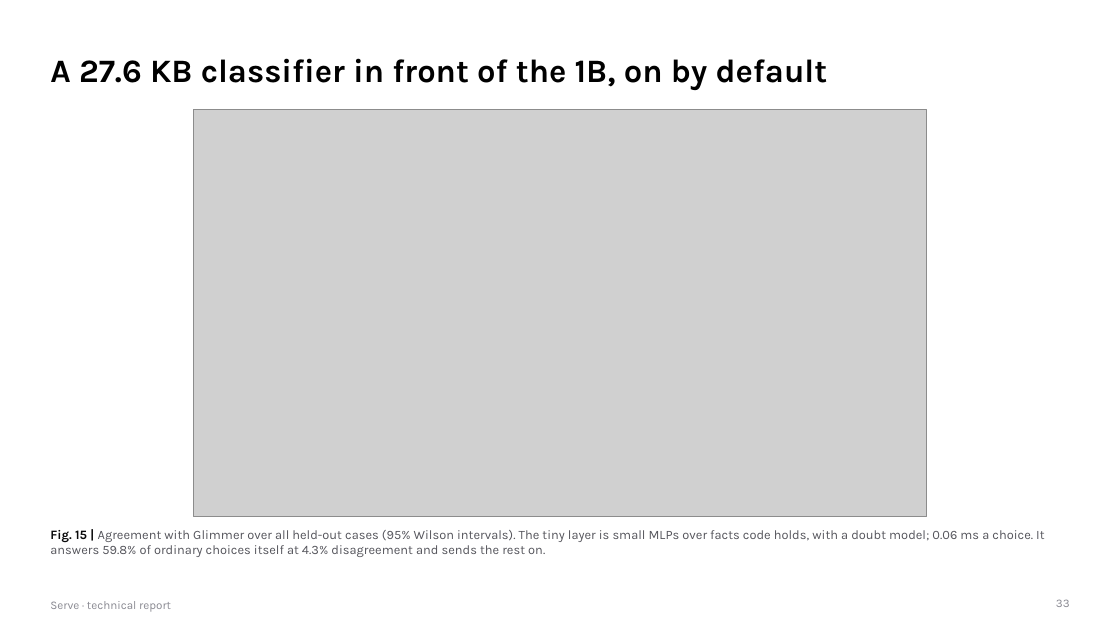
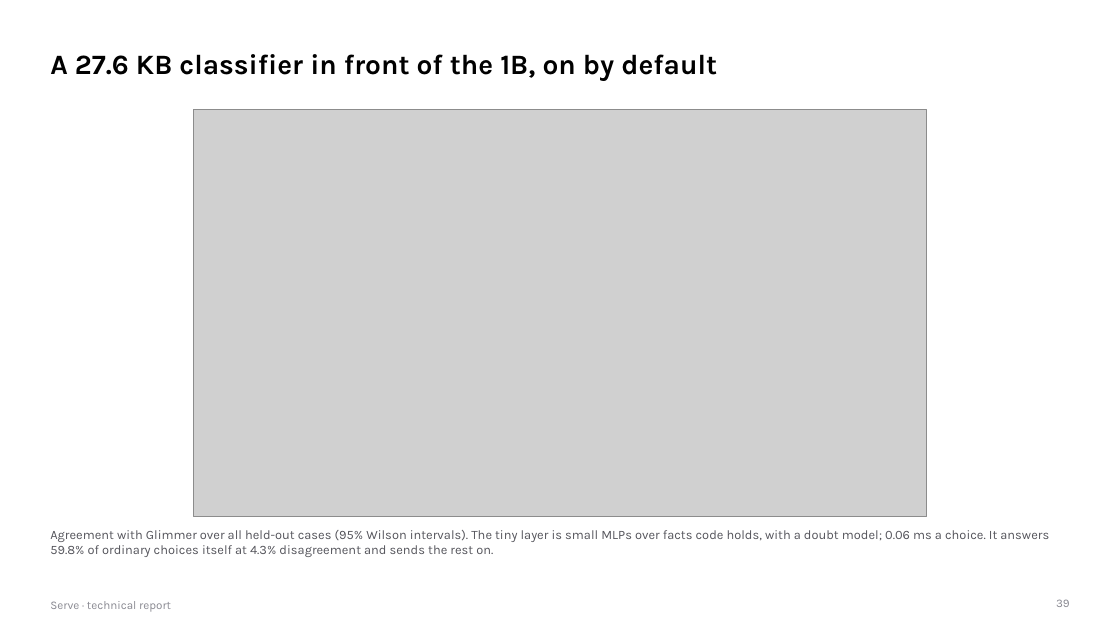
Before and after one commit to gino6178/serve-meta-hackathon, a slide deck: slide 39 of submission/pdf/serve_technical_report.pptx (slide 33 before the commit). Drawn at 1120x630 pixels with LibreOffice and Linux fonts; fonts in the diff are those of the drawing; grey boxes stand for pictures. Boxes give left, top, right and bottom in pixels: in the first picture for what was removed or moved away, otherwise in the second. Text is boxed around its words. In the diff, an @@ line names an element or a change of style, - is before the commit and + after.

```diff
--- a/submission/pdf/serve_technical_report.pptx
+++ b/submission/pdf/serve_technical_report.pptx
@@ title "A 27.6 KB classifier in ..." at [50,54,717,81]: size 28 to 24 pt @@
@@ text at [50,530,1049,557]: text changed @@
-Fig. 15 | Agreement with Glimmer over all held-out cases (95% Wilson intervals). The tiny layer is small MLPs over facts code holds, with a doubt model; 0.06 ms a choice. It answers 59.8% of ordinary choices itself at 4.3% disagreement and sends the rest on.
+Agreement with Glimmer over all held-out cases (95% Wilson intervals). The tiny layer is small MLPs over facts code holds, with a doubt model; 0.06 ms a choice. It answers 59.8% of ordinary choices itself at 4.3% disagreement and sends the rest on.
@@ page number at [1056,599,1070,607]: text changed @@
-33
+39
```
Also in this commit, not shown: 36 other slides changed, 7 slides added, 3 slides removed, 4 other files.
